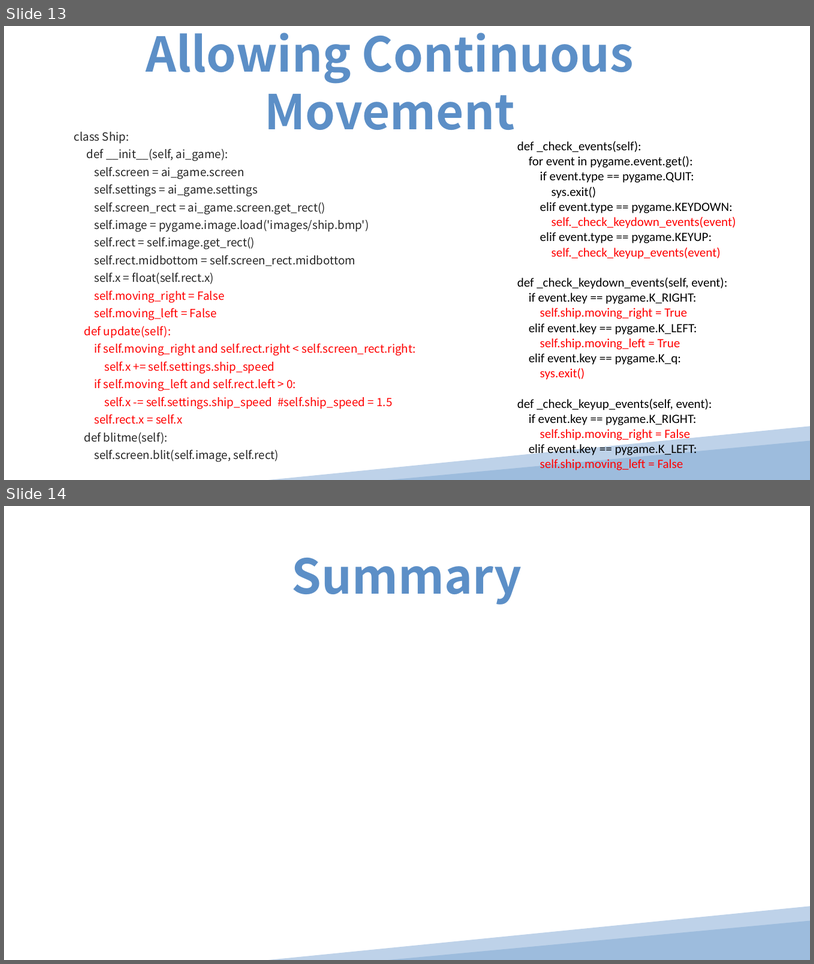
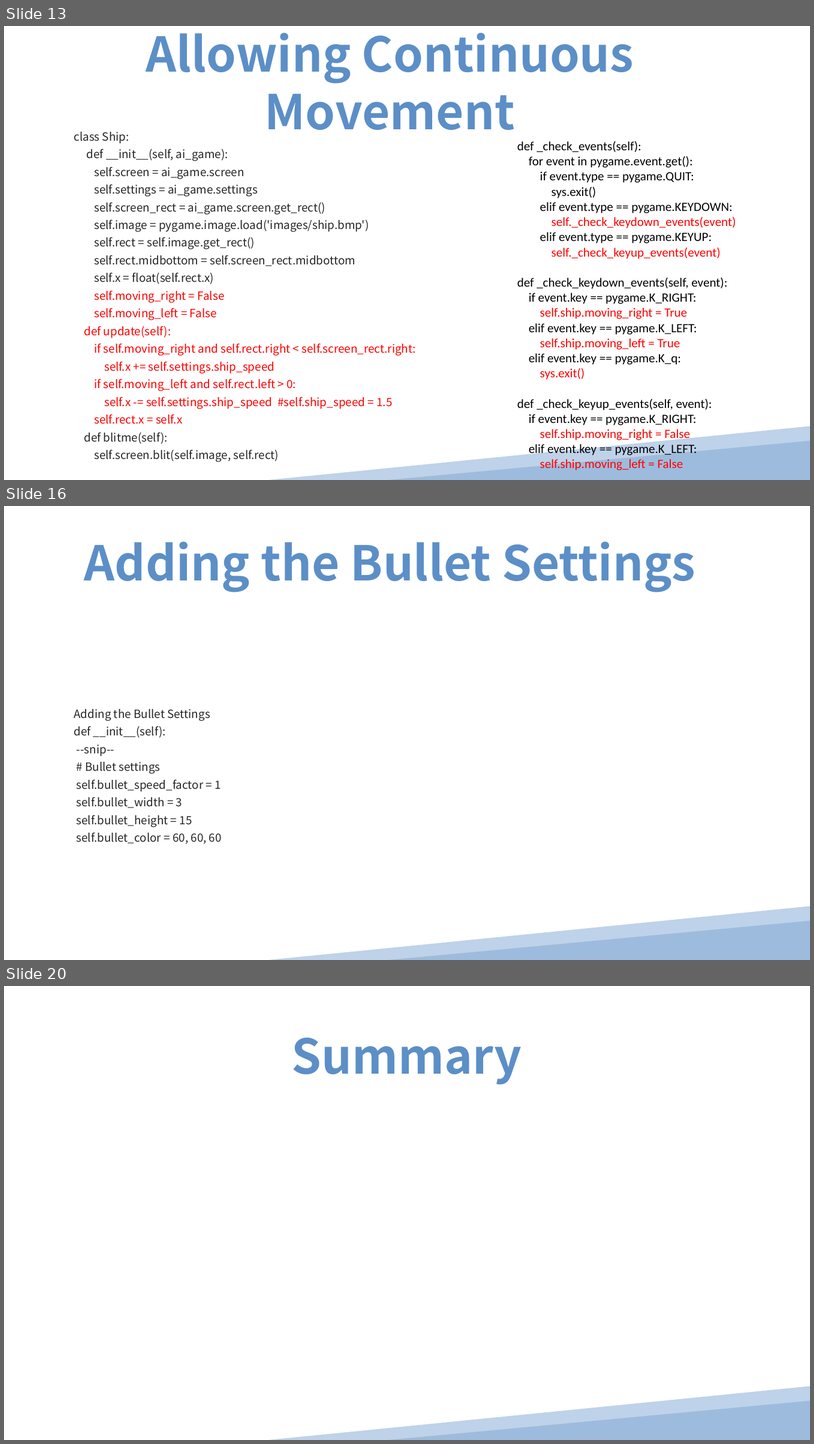
Before and after one commit to pinglee0/py, a slide deck: Chapter 12.ppt. Shown one above the other, each under a label of ours: slides 13 and 14 before the commit, slides 13, 16 and 20 after it; the slides between them are not shown. The pictures are 814x964 and 814x1444 pixels, drawn with LibreOffice and Linux fonts; fonts in the diff are those of the drawing. Boxes give left, top, right and bottom in pixels: in the first picture for what was removed or moved away, otherwise in the second. Text is boxed around its words. In the diff, an @@ line names an element or a change of style, - is before the commit and + after.

```diff
--- a/Chapter 12.ppt
+++ b/Chapter 12.ppt
@@ slide 16 added at bbox=[4, 506, 810, 960], background #FFFFFF @@
@@ title added at bbox=[84, 541, 696, 592], 76 pt, text #5C8FC7, bold @@
+Adding the Bullet Settings
@@ text added at bbox=[74, 709, 222, 844], 18 pt, text #262626 @@
+Adding the Bullet Settings
+def __init__(self):
+--snip--
+# Bullet settings
+self.bullet_speed_factor = 1
+self.bullet_width = 3
+self.bullet_height = 15
+self.bullet_color = 60, 60, 60
@@ freeform shape added at bbox=[269, 906, 810, 960], fill #BED2E9 @@
@@ triangle added at bbox=[389, 920, 810, 960], fill #9DBCDD @@
@@ what was slide 14 is now slide 20 @@
```
Also in this commit, not shown: 5 other slides added, 37 other files.
